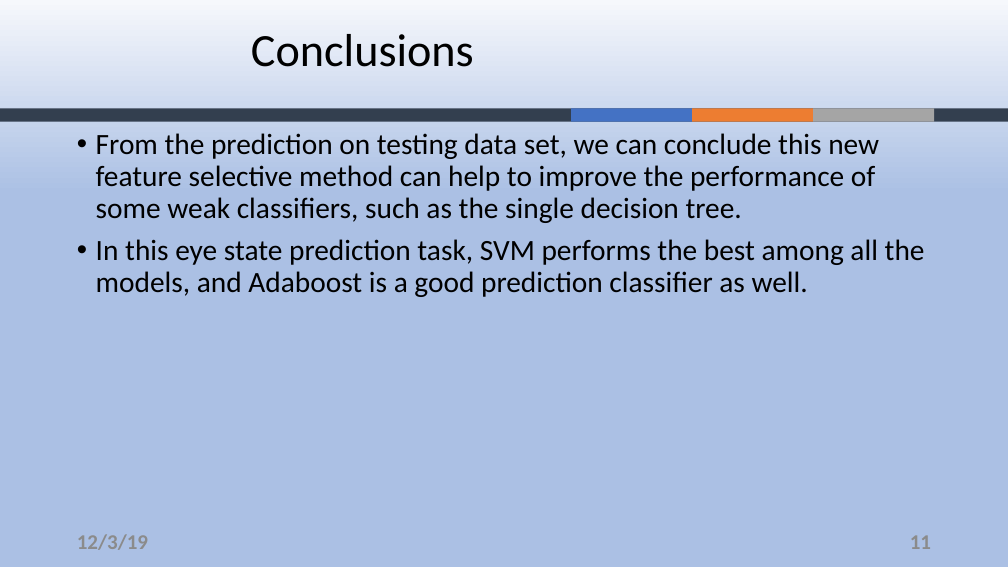
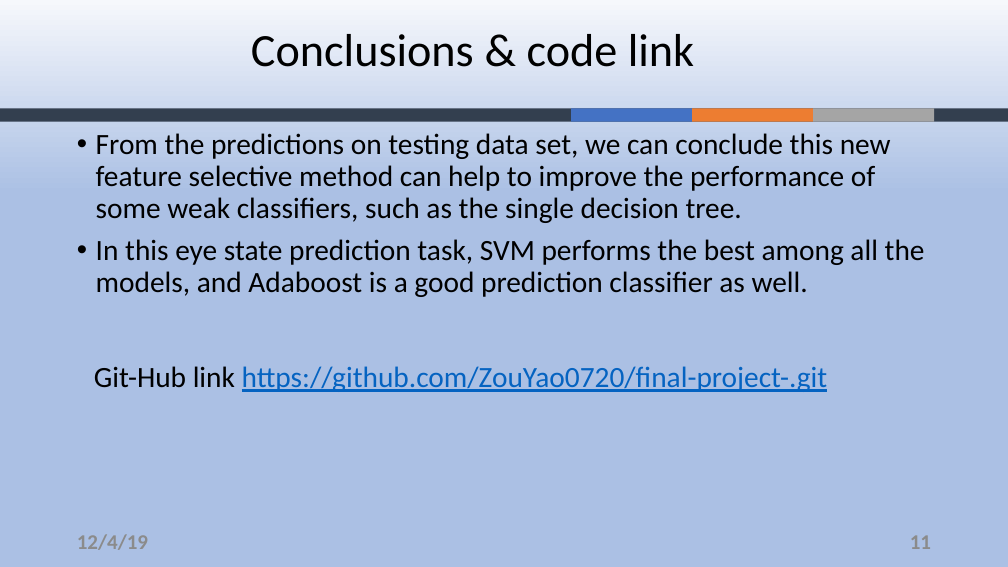
Before and after one commit to ZouYao0720/final-project-, a slide deck: slide 11 of final-presentation.pptx. Drawn at 1008x567 pixels with LibreOffice and Linux fonts; fonts in the diff are those of the drawing; background and template pictures are left out. Boxes give left, top, right and bottom in pixels: in the first picture for what was removed or moved away, otherwise in the second. Text is boxed around its words. In the diff, an @@ line names an element or a change of style, - is before the commit and + after.

```diff
--- a/final-presentation.pptx
+++ b/final-presentation.pptx
@@ title at [251,34,694,67]: text changed @@
-Conclusions
+Conclusions & code link
@@ text at [96,133,891,223]: text changed @@
-• From the prediction on testing data set, we can conclude this new feature selective method can help to improve the performance of some weak classifiers, such as the single decision tree.
+• From the predictions on testing data set, we can conclude this new feature selective method can help to improve the performance of some weak classifiers, such as the single decision tree.
@@ text added at [94,366,828,392], 28 pt, text #0563C1, underline @@
+Git-Hub link https://github.com/ZouYao0720/final-project-.git
@@ text at [77,534,148,550]: text changed @@
-12/3/19
+12/4/19
```
Also in this commit, not shown: 8 other slides changed.
